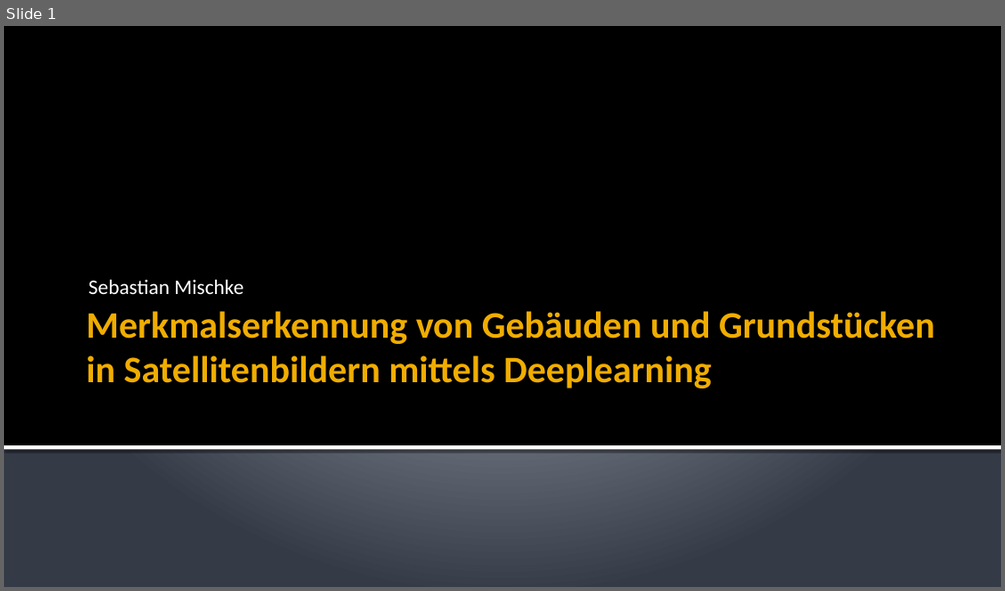
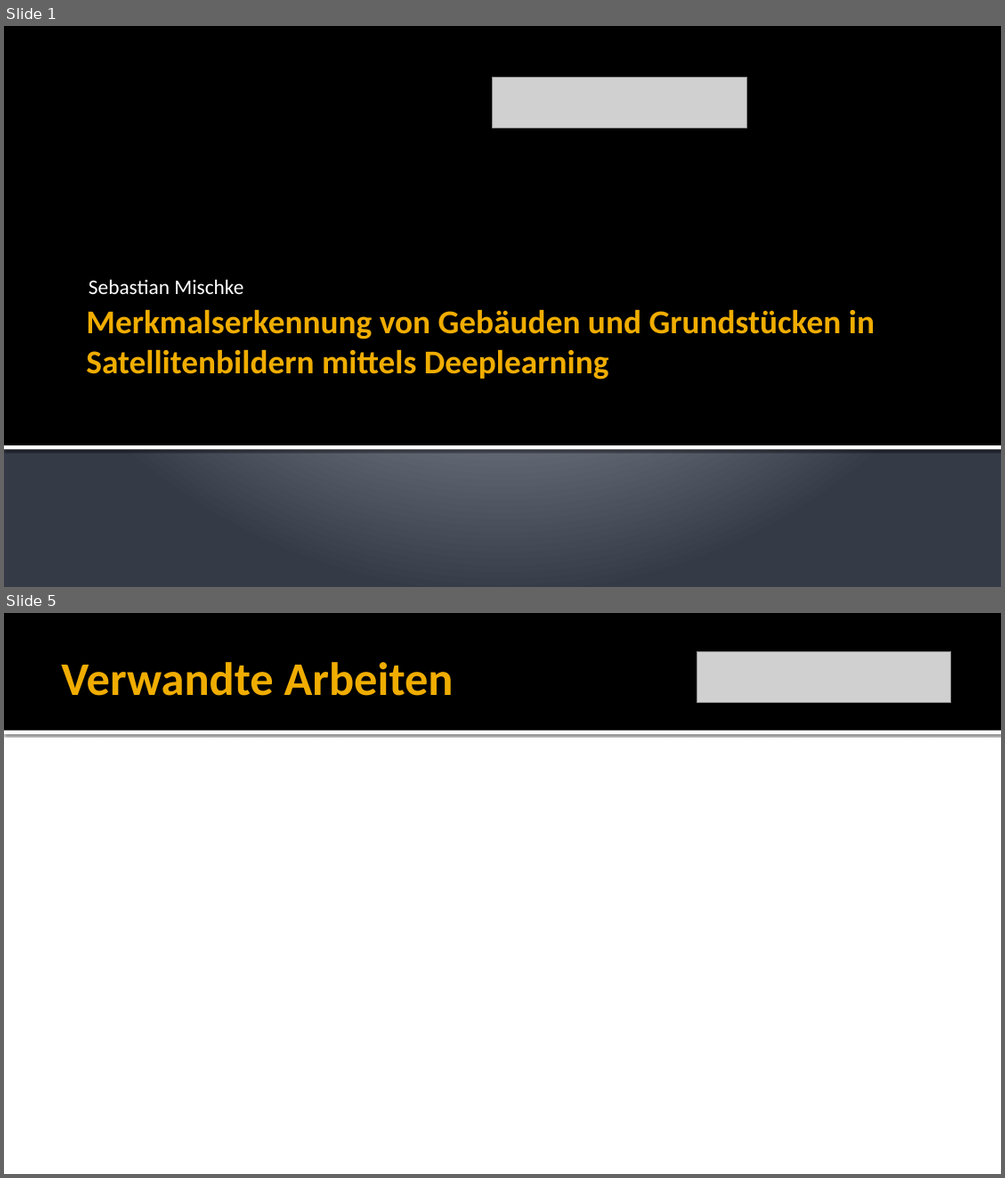
Before and after one commit to Saritus/bachelor-thesis, a slide deck: docs/verteidigung/Verteidigung.pptx. Shown one above the other, each under a label of ours: slide 1 before the commit, slides 1 and 5 after it; the slides between them are not shown. The pictures are 1005x591 and 1005x1178 pixels, drawn with LibreOffice and Linux fonts; fonts in the diff are those of the drawing; grey boxes stand for pictures. Boxes give left, top, right and bottom in pixels: in the first picture for what was removed or moved away, otherwise in the second. Text is boxed around its words. In the diff, an @@ line names an element or a change of style, - is before the commit and + after.

```diff
--- a/docs/verteidigung/Verteidigung.pptx
+++ b/docs/verteidigung/Verteidigung.pptx
@@ slide 5 added at (4, 613, 1001, 1174), background #FFFFFF @@
@@ rectangle added at (4, 613, 1001, 730), fill #000000 @@
@@ title added at (61, 662, 453, 696), 45 pt, text #F0AD00, bold @@
+Verwandte Arbeiten
@@ picture added at (696, 651, 951, 702) @@
@@ rectangle added at (4, 730, 1001, 734), fill #FFFFFF @@
@@ slide 1 changed as well @@
@@ picture added at (493, 77, 746, 127) @@
@@ title "Merkmalserkennung von Gebäuden und Grundstücken ..." at (86, 309, 874, 379): size 36 to 32 pt @@
```
Also in this commit, not shown: 8 other slides added, 1 slide removed.
